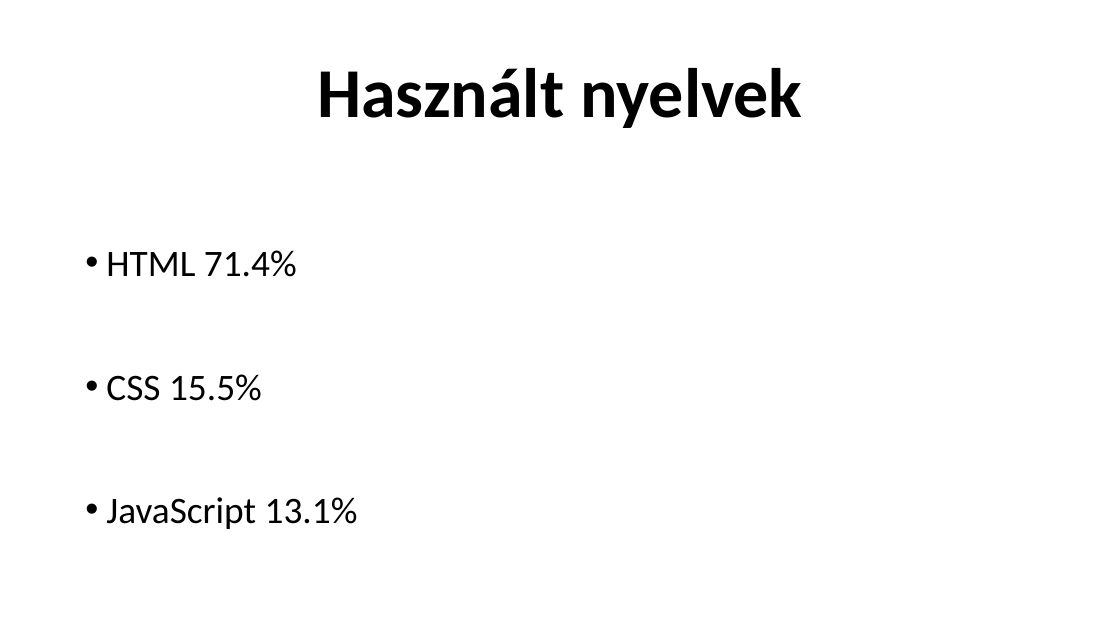
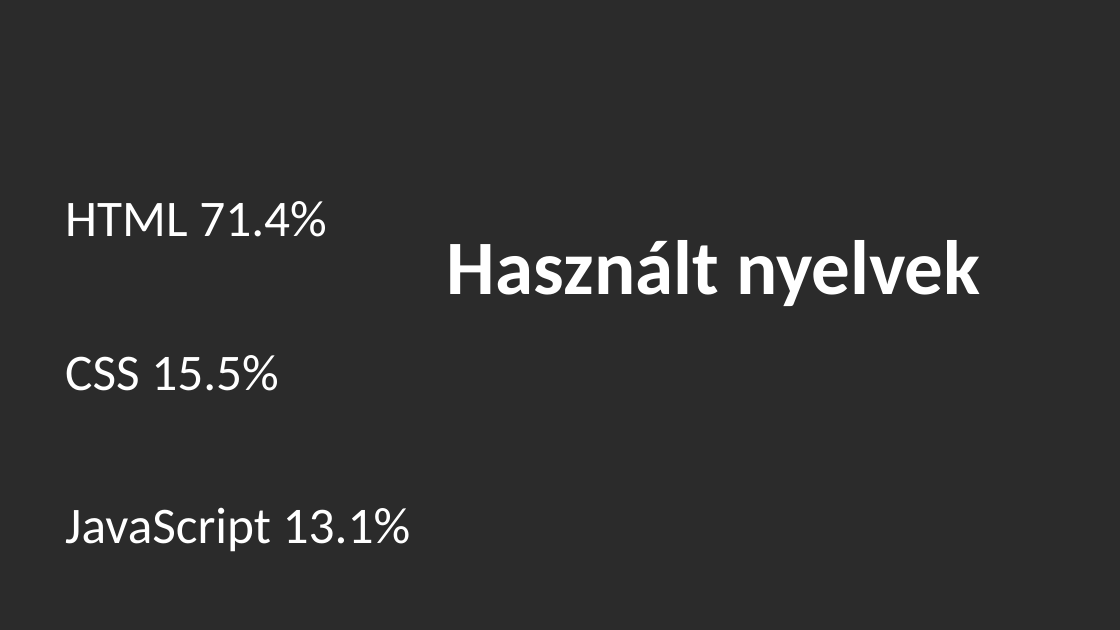
Before and after one commit to boksaylevente2009/Rajongoi9A-D, a slide deck: slide 4 of Dwayne Johnson.pptx. Drawn at 1120x630 pixels with LibreOffice and Linux fonts; fonts in the diff are those of the drawing; background and template pictures are left out; a plain dark background stands for a picture behind light text. Boxes give left, top, right and bottom in pixels: in the first picture for what was removed or moved away, otherwise in the second. Text is boxed around its words. In the diff, an @@ line names an element or a change of style, - is before the commit and + after.

```diff
--- a/Dwayne Johnson.pptx
+++ b/Dwayne Johnson.pptx
@@ background #FFFFFF to picture (left out) @@
@@ text "HTML 71.4%": place and size @@
-text "HTML 71.4%" at <box>106,250,358,529</box>
+text "HTML 71.4%" at <box>65,201,410,552</box>
@@ text "HTML 71.4%" at <box>65,201,410,552</box>: size 32 to 44 pt, text colour #000000 to #FFFFFF; bullet • to none; less space between paragraphs @@
@@ text "Használt nyelvek": place and size @@
-text "Használt nyelvek" at <box>317,68,802,128</box>
+text "Használt nyelvek" at <box>447,240,980,306</box>
@@ text "Használt nyelvek" at <box>447,240,980,306</box>: size 60 to 66 pt, text colour #000000 to #FFFFFF; vertical alignment middle to bottom @@
```
Also in this commit, not shown: 2 other slides changed, 2 slides added.
